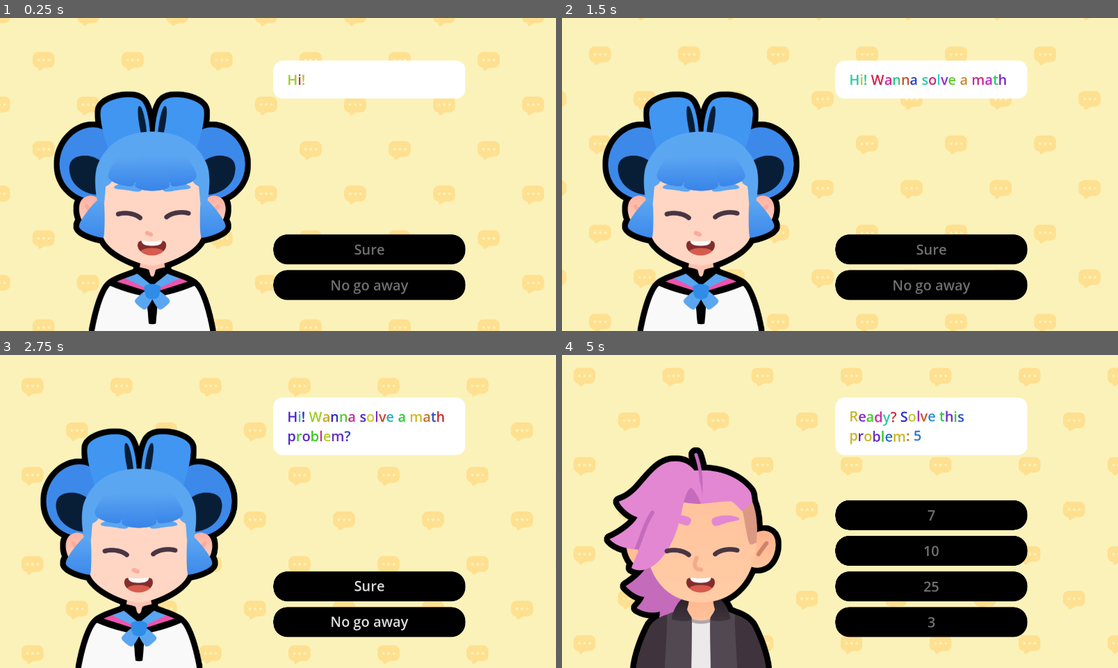
Above: before the commit, frames 1-4 (two rows, left to right).
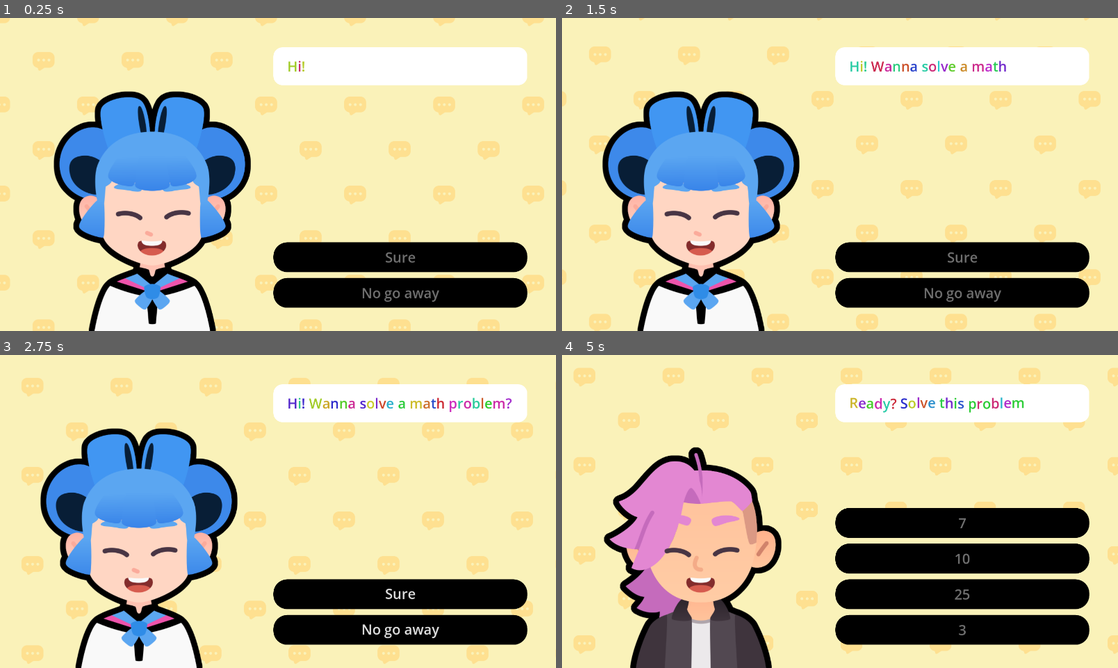
Above: after the commit, the same moments.

Repository: rxsiebearr/2d-Gamedev-Course
Game: Godot game, scene res://lessons/dialogue.tscn
The game is run twice, just before and just after one commit, with the same random seed, the same clock (stepped at 60 frames per second) and the same inputs. The project has no main scene, so this scene is started directly. Sound files missing from this copy of the repository are replaced by a short silence.
Inputs (mouse positions are in pixels of both pictures, inside the frame that each line leads up to):
- Up to frame 1 (0.25 s): no input
- Up to frame 2 (1.5 s): tap Enter at 0.5 s; move the mouse to (962, 158) at 0.52 s; tap Z at 0.6, 1.35 s; click (962, 158) at 0.67 s; tap Space at 0.77 s; move the mouse to (728, 190) at 1.27 s; click (728, 190) at 1.42 s
- Up to frame 3 (2.75 s): tap Space at 1.52 s; move the mouse to (333, 442) at 2.02 s; tap Z at 2.1 s; click (333, 442) at 2.17 s
- Up to frame 4 (5 s): click "Sure" at 2.75 s; move the mouse to (812, 574) at 3.52 s; tap Z at 3.6, 4.35 s; click (812, 574) at 3.67 s; tap Space at 3.77, 4.52 s; move the mouse to (1006, 558) at 4.27 s; click (1006, 558) at 4.42 s

The runs differ from the first frame. In frame 1, 10% of the frame differs, in the area x 49-95%, y 9-93%; in frame 2, 11%; in frame 3, 13%; in frame 4, 18%.

Commit message:
L4 New Dialogue

Diff:
--- a/M08.start_a_dialog_workbook/lessons/dialogue.gd
+++ b/M08.start_a_dialog_workbook/lessons/dialogue.gd
@@ -27,7 +27,7 @@
 },
 {
 	"expression": expressions["happy"],
-	"text": "[wave][rainbow val = 0.8]Ready? Solve this problem: 5 + 2[/rainbow][/wave]",
+	"text": "[wave][rainbow val = 0.8]Ready? Solve this problem:[/rainbow][/wave][b] 5 + 2[/b]",
 	"character": bodies["pink"],
 	"choices": {
 		"7": 4,
@@ -38,7 +38,7 @@
 },
 {
 	"expression": expressions["regular"],
-	"text": "[tornado freq = 1.0]Too bad! You're doing it anyways![/tornado]",
+	"text": "[color=D2042D]Too bad! You're doing it anyways![/color]",
 	"character": bodies["sophia"],
 	"choices": {
 		"Fine": 1,
@@ -46,11 +46,11 @@
 	},
 },
 {
-	"expression": expressions["regular"],
-	"text": "[shake]That's not right ( ◡̀_◡́) [/shake]",
+	"expression": expressions["sad"],
+	"text": "[shake][color=F8C8DC]That's not right ( ◡̀_◡́)[/color][/shake]",
 	"character": bodies["pink"],
 	"choices": {
-		"oh potatoes :( REDEMPTION!!! (⸝⸝⸝╸▵╺⸝⸝⸝) ": 7,
+		"oh potatoes :( REDEMPTION!!! (⸝⸝⸝╸▵╺⸝⸝⸝) ": 5,
 	},
 },
 {
@@ -62,41 +62,34 @@
 	},
 },
 {
-	"expression": expressions["happy"],
-	"text": "[b][rainbow val = 0.8][i]LALALALA[/i][/rainbow][/b]",
+	"expression": expressions["regular"],
+	"text": "[color=6F4E37][i]A car is driving on the freeway. The equation that represents his speed can be wrriten as [b]v(t) = 6x^2 + 10x + 8[/b]. What is the car's position at time [b]t = 3?[/b][/i][/color]",
 	"character": bodies["pink"],
-},
-{
-	"expression": expressions["regular"],
-	"text": "[wave]Elmos World! (Elmos World)[/wave]",
-	"character": bodies["sophia"],
+	"choices": {
+		"what": 6,
+		"2x^3 + 5x^2 + 8x = 123 m/s": 7,
+		"12x + 10 = 46 m/s": 6,
+		"good bye": -1,
+	},
 },
 {
 	"expression": expressions["sad"],
-	"text": "[color=FF8C00]Elmo loves his goldfish![/color]",
+	"text": "[shake][color=F8C8DC]That's not right ( ◡̀_◡́)[/color][/shake]",
 	"character": bodies["pink"],
+	"choices": {
+		"i give up good bye": -1,
+	},
 },
 {
 	"expression": expressions["happy"],
-	"text": "[color=FF0000]His crayon too![/color]",
+	"text": "[b][rainbow val = 0.8]Correct! ദ്ദി ˉ͈̀꒳ˉ͈́ )✧ [/rainbow][/b]",
 	"character": bodies["sophia"],
-},
-{
-	"expression": expressions["regular"],
-	"text": "[rainbow val = 0.8]...[/rainbow]",
-	"character": bodies["sophia"]
-},
-{
-	"expression": expressions["happy"],
-	"text": "[color=FF69B4]And that's Elmo's World!![/color]",
-	"character": bodies["pink"],
-},
-{
-	"expression": expressions["happy"],
-	"text": "[b][color=00BFFF]YEAH![/color][b]",
-	"character": bodies["sophia"],
+	"choices": {
+		"WOWOW IM SO SMART (̨̡⸝⸝´꒳`⸝⸝)̧̢ ": -1,
+	},
 }
 ]
+
 
 ## UI element that shows the texts
 @onready var rich_text_label: RichTextLabel = %RichTextLabel
--- a/M08.start_a_dialog_workbook/lessons/dialogue.tscn
+++ b/M08.start_a_dialog_workbook/lessons/dialogue.tscn
@@ -67,9 +67,9 @@
 anchor_right = 1.0
 anchor_bottom = 1.0
 offset_left = -332.8
-offset_top = 147.0
-offset_right = -312.0
-offset_bottom = -107.0
+offset_top = 101.0
+offset_right = -98.0
+offset_bottom = -80.0
 mouse_filter = 0
 
 [node name="RichTextLabel" type="RichTextLabel" parent="VBoxContainer"]
@@ -84,18 +84,6 @@
 [node name="ActionButtonsVBoxContainer" type="VBoxContainer" parent="VBoxContainer"]
 layout_mode = 2
 
-[node name="Button" type="Button" parent="VBoxContainer/ActionButtonsVBoxContainer"]
-layout_mode = 2
-text = "e"
-
-[node name="Button2" type="Button" parent="VBoxContainer/ActionButtonsVBoxContainer"]
-layout_mode = 2
-text = "e"
-
-[node name="Button3" type="Button" parent="VBoxContainer/ActionButtonsVBoxContainer"]
-layout_mode = 2
-text = "e"
-
 [node name="AudioStreamPlayer" type="AudioStreamPlayer" parent="."]
 unique_name_in_owner = true
 stream = ExtResource("7_1fga6")
